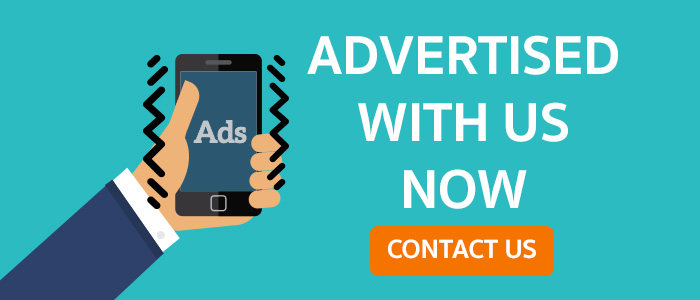
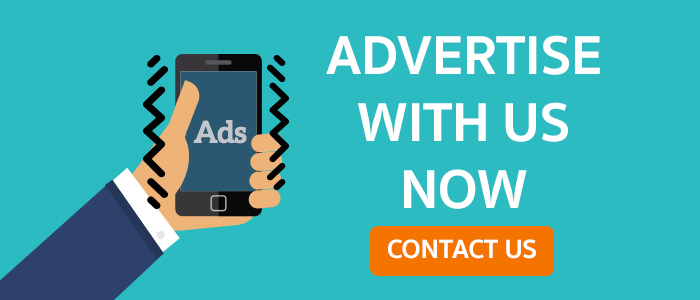
Comparing the layer stacks of the two 700px x 300px images. Changes:
renamed "ADVERTISED WITH US NOW" to "ADVERTISE WITH US NOW", painted on it over left=307, top=35, right=618, bottom=75
